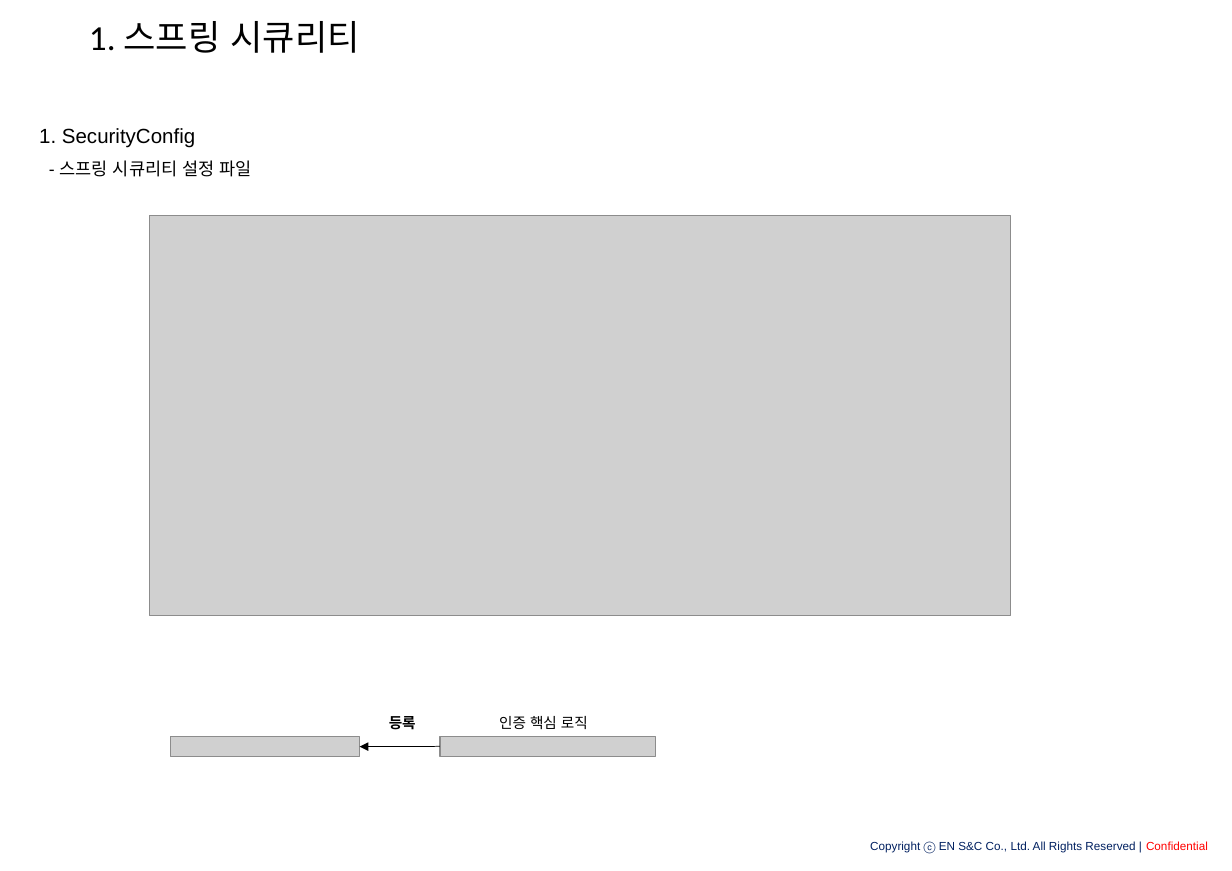
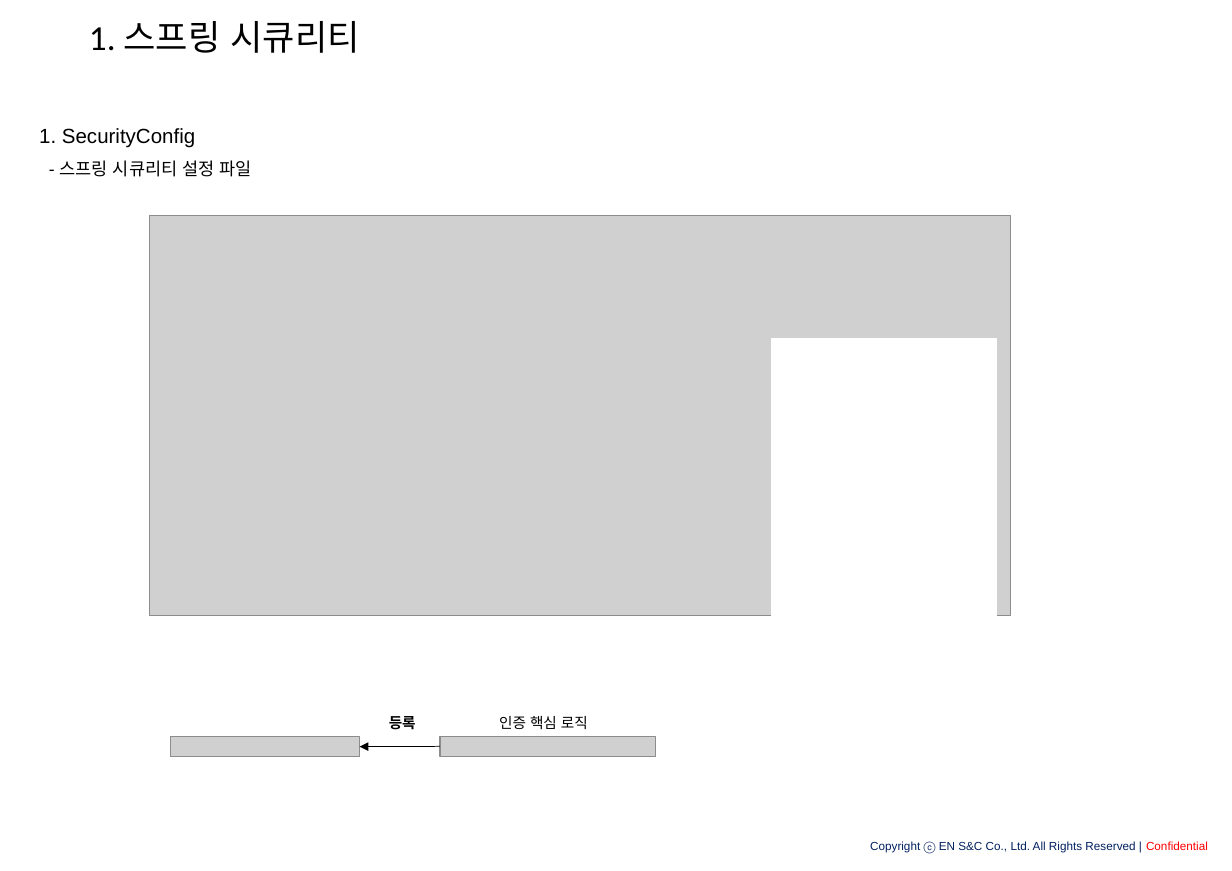
Before and after one commit to eongss/testproject, a slide deck: slide 3 of 스프링 시큐리티.pptx. Drawn at 1232x871 pixels with LibreOffice and Linux fonts; fonts in the diff are those of the drawing; grey boxes stand for pictures; background and template pictures are left out. Boxes give left, top, right and bottom in pixels: in the first picture for what was removed or moved away, otherwise in the second. Text is boxed around its words. In the diff, an @@ line names an element or a change of style, - is before the commit and + after.

```diff
--- a/스프링 시큐리티.pptx
+++ b/스프링 시큐리티.pptx
@@ rectangle added at [773, 338, 997, 615], fill #FFFFFF, outline #FFFFFF 1 pt @@
```
Also in this commit, not shown: 1 other slide changed.
